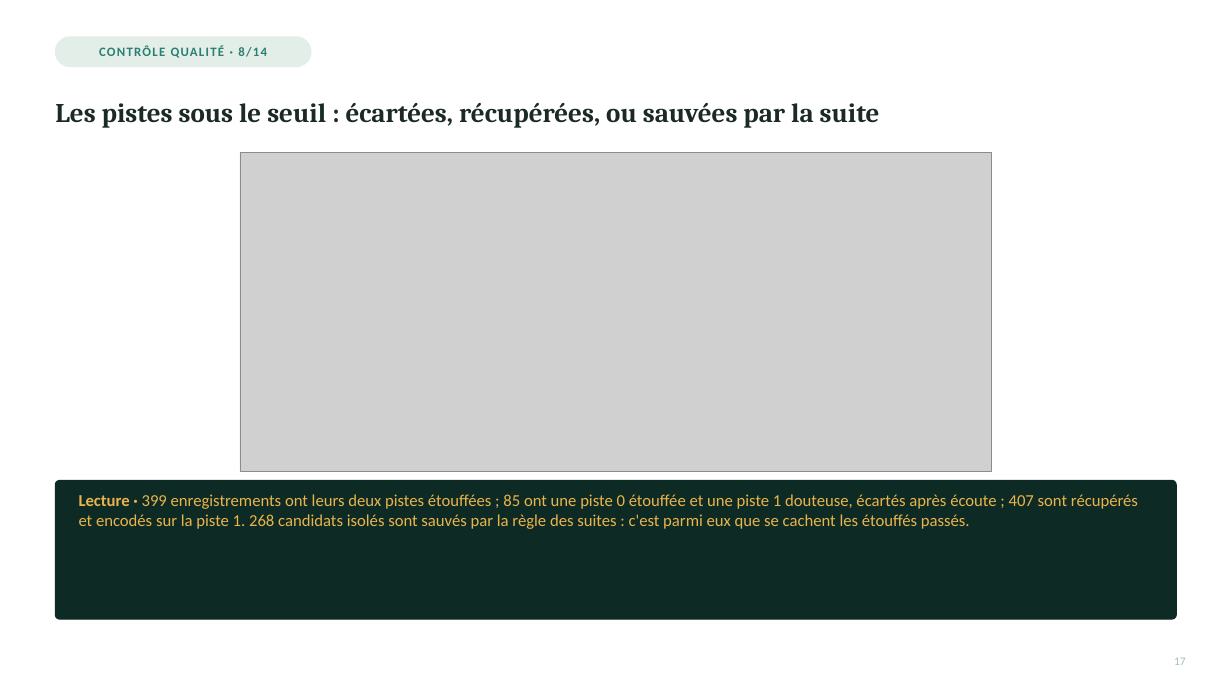
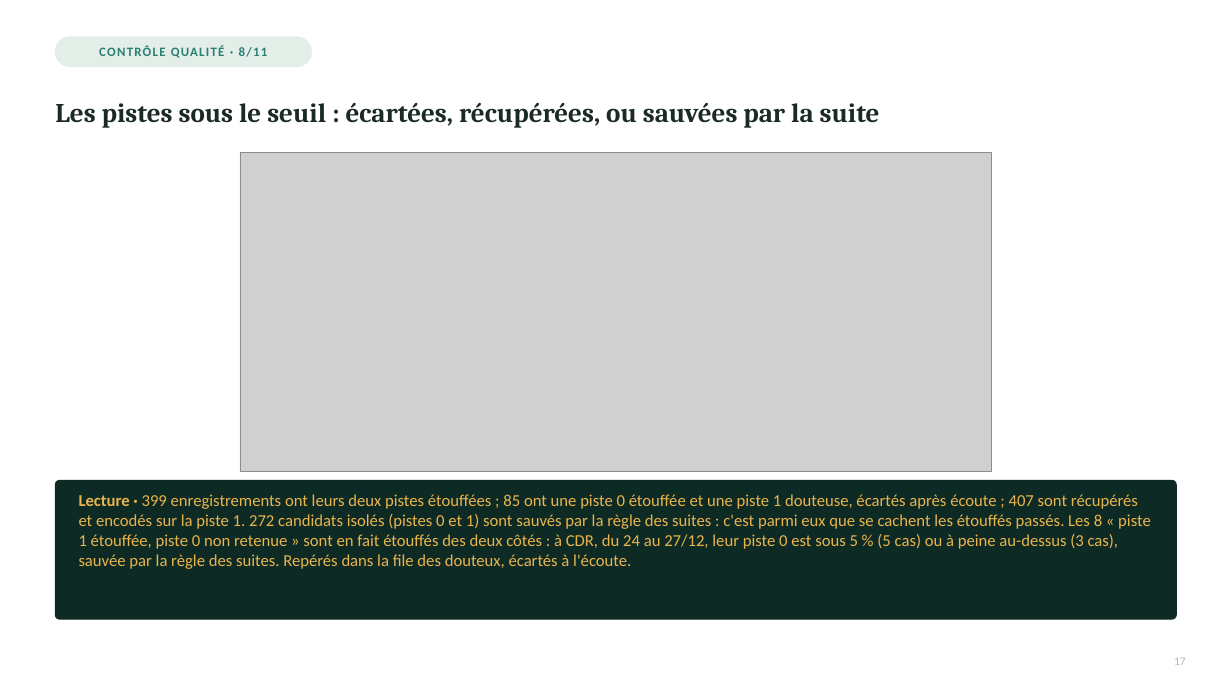
Before and after one commit to Rumble-Paw-Patrol/Grenouille, a slide deck: slide 2 of documentation/prez/presentation_4_paquets/presentation_4_inventaire_qc_v2_paquet_4_diapos_16-20.pptx. Drawn at 1232x693 pixels with LibreOffice and Linux fonts; fonts in the diff are those of the drawing; grey boxes stand for pictures. Boxes give left, top, right and bottom in pixels: in the first picture for what was removed or moved away, otherwise in the second. Text is boxed around its words. In the diff, an @@ line names an element or a change of style, - is before the commit and + after.

```diff
--- a/documentation/prez/presentation_4_paquets/presentation_4_inventaire_qc_v2_paquet_4_diapos_16-20.pptx
+++ b/documentation/prez/presentation_4_paquets/presentation_4_inventaire_qc_v2_paquet_4_diapos_16-20.pptx
@@ text at bbox=[99, 46, 268, 58]: text changed @@
-CONTRÔLE QUALITÉ · 8/14
+CONTRÔLE QUALITÉ · 8/11
@@ text at bbox=[79, 494, 1151, 569]: text changed @@
-Lecture · 399 enregistrements ont leurs deux pistes étouffées ; 85 ont une piste 0 étouffée et une piste 1 douteuse, écartés après écoute ; 407 sont récupérés et encodés sur la piste 1. 268 candidats isolés sont sauvés par la règle des suites : c'est parmi eux que se cachent les étouffés passés.
+Lecture · 399 enregistrements ont leurs deux pistes étouffées ; 85 ont une piste 0 étouffée et une piste 1 douteuse, écartés après écoute ; 407 sont récupérés et encodés sur la piste 1. 272 candidats isolés (pistes 0 et 1) sont sauvés par la règle des suites : c'est parmi eux que se cachent les étouffés passés. Les 8 « piste 1 étouffée, piste 0 non retenue » sont en fait étouffés des deux côtés : à CDR, du 24 au 27/12, leur piste 0 est sous 5 % (5 cas) ou à peine au-dessus (3 cas), sauvée par la règle des suites. Repérés dans la file des douteux, écartés à l'écoute.
```
Also in this commit, not shown: 3 other slides changed, 1 slide removed, 17 other files.
